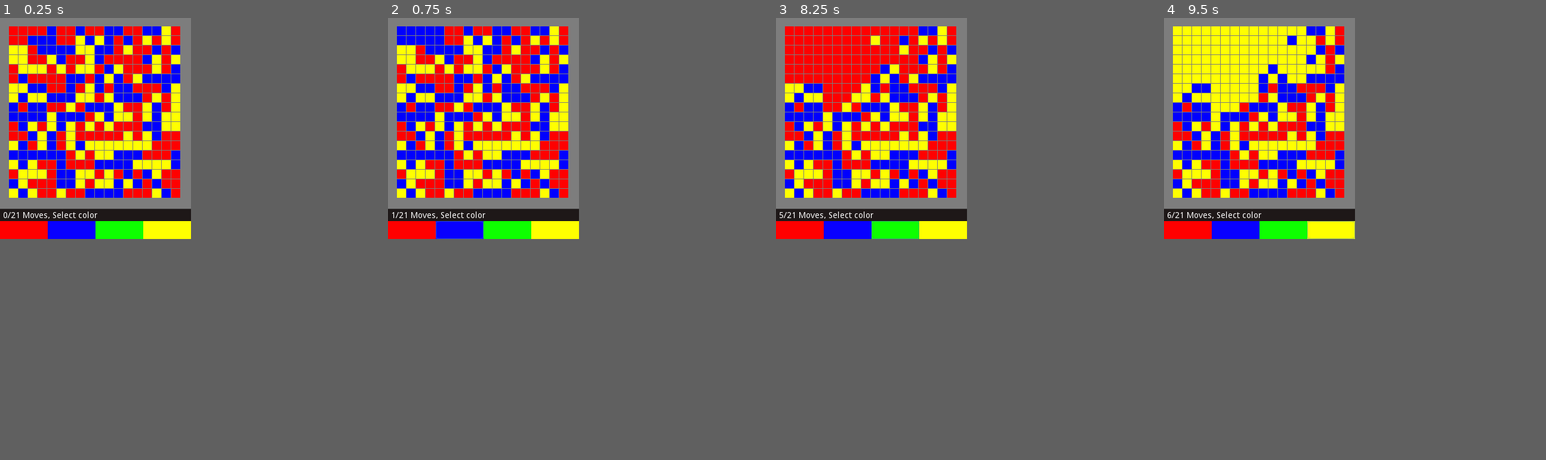
Above: before the commit, frames 1-4 (left to right).
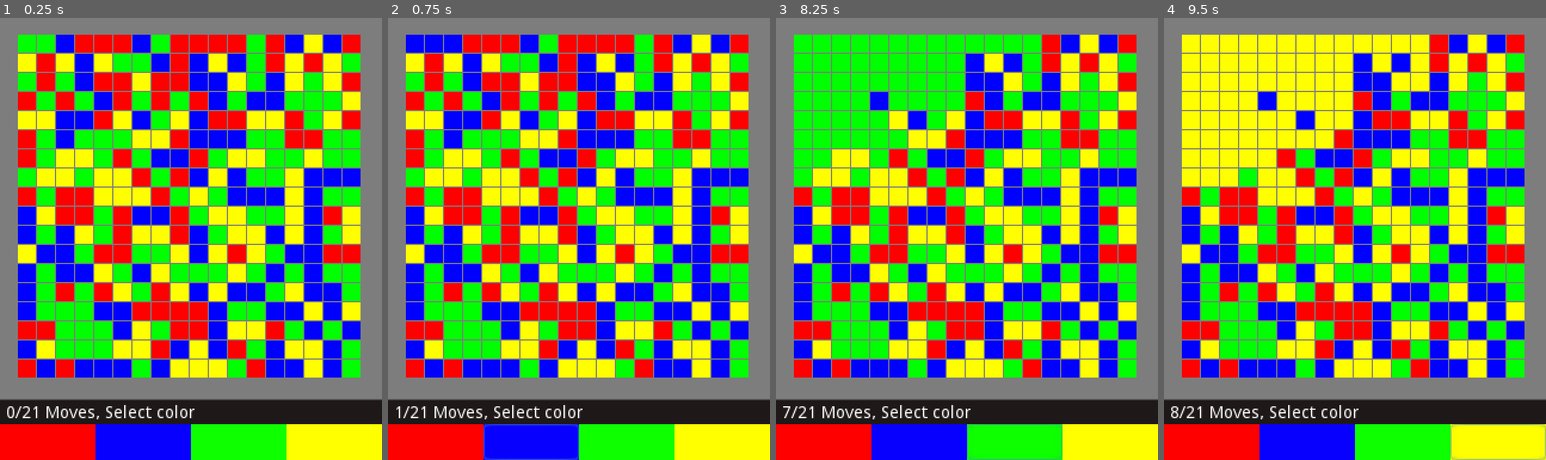
Above: after the commit, the same moments.

Repository: Tranquility2/Satiata
Game: Godot game, scene res://MainScene.tscn
Same seed, same stepped clock (60 frames per second), same inputs: the game is played once before the commit and once after it.
Inputs (mouse positions are in pixels of both pictures, inside the frame that each line leads up to):
- Up to frame 1 (0.25 s): no input
- Up to frame 2 (0.75 s): click (460, 230) at 0.5 s
- Up to frame 3 (8.25 s): click (848, 230) at 1.25 s; click (798, 230) at 2 s; click (798, 230) at 2.75 s; click (894, 230) at 3.5 s; click (894, 230) at 4.25 s; click (944, 230) at 5 s; click (944, 230) at 5.75 s; click (848, 230) at 6.5 s; click (798, 230) at 7.25 s; click (894, 230) at 8 s
- Up to frame 4 (9.5 s): click (1332, 230) at 8.75 s
In our replay, the window is 320x370 before the commit and 640x740 after it. These sizes can differ from the game's own. Grey fills any space a smaller window leaves; there, only what the larger window draws over its background counts as a difference.

The runs differ from the first frame. In frame 1, 76% of the frame differs, in the area x 0-100%, y 1-100%; in frame 2, 76%; in frame 3, 78%; in frame 4, 73%.

Commit message:
fix size

Diff:
--- a/Globals.gd
+++ b/Globals.gd
@@ -6,14 +6,14 @@
 
 const RECT_COLORS = [Color(1.0, 0.0, 0.0, 1.0),
 					 Color(0.0, 0.0, 1.0, 1.0),
-					 #Color(0.0, 1.0, 0.0, 1.0),
+					 Color(0.0, 1.0, 0.0, 1.0),
 					 Color(1.0, 1.0, 0.0, 1.0)]
 
 const MAX_MOVES = 21
 
 enum {RED_COLOR,
 	  BLUE_COLOR,
-	  #GREEN_COLOR,
+	  GREEN_COLOR,
 	  YELLOW_COLOR}
 
 var RECTS = null
--- a/MainScene.gd
+++ b/MainScene.gd
@@ -14,7 +14,7 @@
 
 func register_buttons():
 	$ButtonsArea/ButtonBlue.connect("pressed", Globals.GameLogic, "play_turn", [Globals.BLUE_COLOR])
-	#$ButtonsArea/ButtonGreen.connect("pressed", Globals.GameLogic, "play_turn", [Globals.GREEN_COLOR])
+	$ButtonsArea/ButtonGreen.connect("pressed", Globals.GameLogic, "play_turn", [Globals.GREEN_COLOR])
 	$ButtonsArea/ButtonRed.connect("pressed", Globals.GameLogic, "play_turn", [Globals.RED_COLOR])
 	$ButtonsArea/ButtonYellow.connect("pressed", Globals.GameLogic, "play_turn", [Globals.YELLOW_COLOR])
 	$ButtonNewGame.connect("pressed", Globals.GameLogic, "init_new_game")
--- a/project.godot
+++ b/project.godot
@@ -12,12 +12,22 @@
 
 config/name="Satiata"
 run/main_scene="res://MainScene.tscn"
+boot_splash/image="res://Logo.png"
+boot_splash/use_filter=false
 config/icon="res://Logo.png"
 config/windows_native_icon="res://icon.ico"
 
 [autoload]
 
 Globals="*res://Globals.gd"
+
+[display]
+
+window/size/width=320
+window/size/height=370
+window/vsync/use_vsync=false
+window/handheld/orientation="portrait"
+window/stretch/mode="2d"
 
 [global]
 
